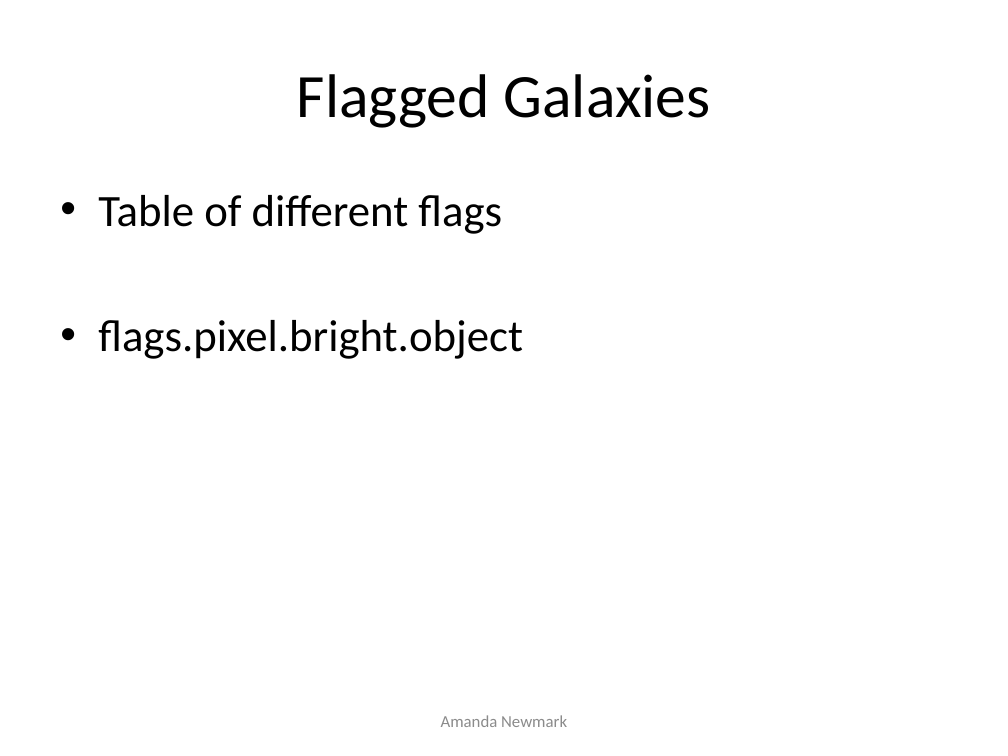
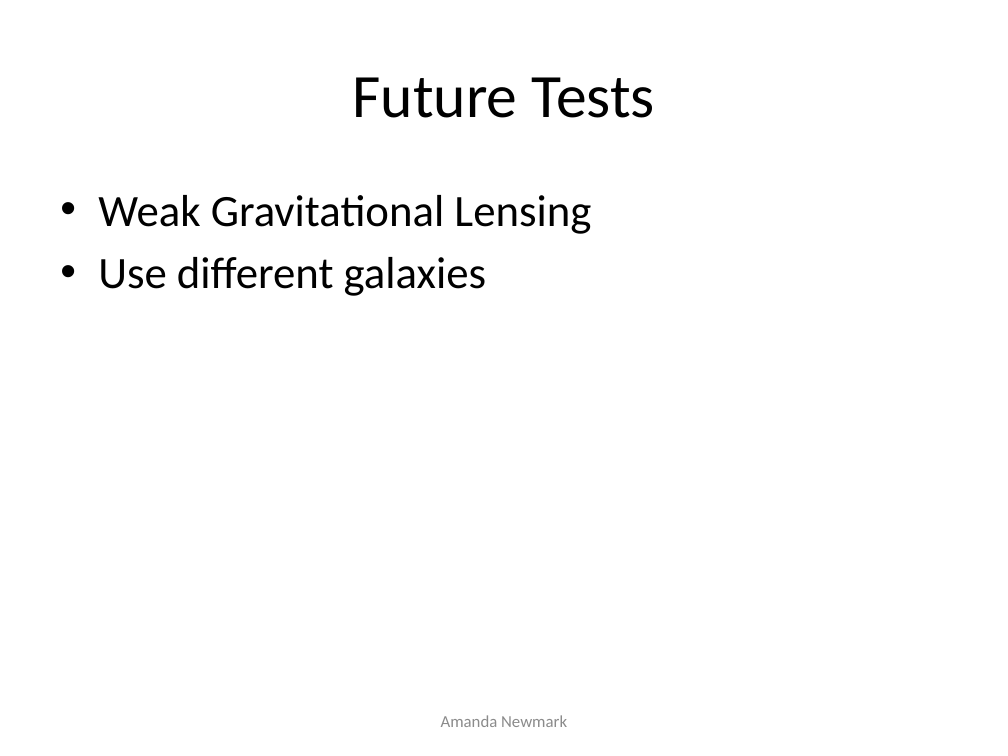
Before and after one commit to anewmark/galaxy_dark_matter, a slide deck: slide 13 of big_presentation.pptx (slide 3 before the commit). Drawn at 1008x756 pixels with LibreOffice and Linux fonts; fonts in the diff are those of the drawing. Boxes give left, top, right and bottom in pixels: in the first picture for what was removed or moved away, otherwise in the second. Text is boxed around its words. In the diff, an @@ line names an element or a change of style, - is before the commit and + after.

```diff
--- a/big_presentation.pptx
+++ b/big_presentation.pptx
@@ title at (353,77,654,118): text changed @@
-Flagged Galaxies
+Future Tests
@@ text at (98,195,591,296): text changed @@
-• Table of different flags
-• flags.pixel.bright.object
+• Weak Gravitational Lensing
+• Use different galaxies
```
Also in this commit, not shown: 8 other slides changed, 5 slides added, 25 other files.
